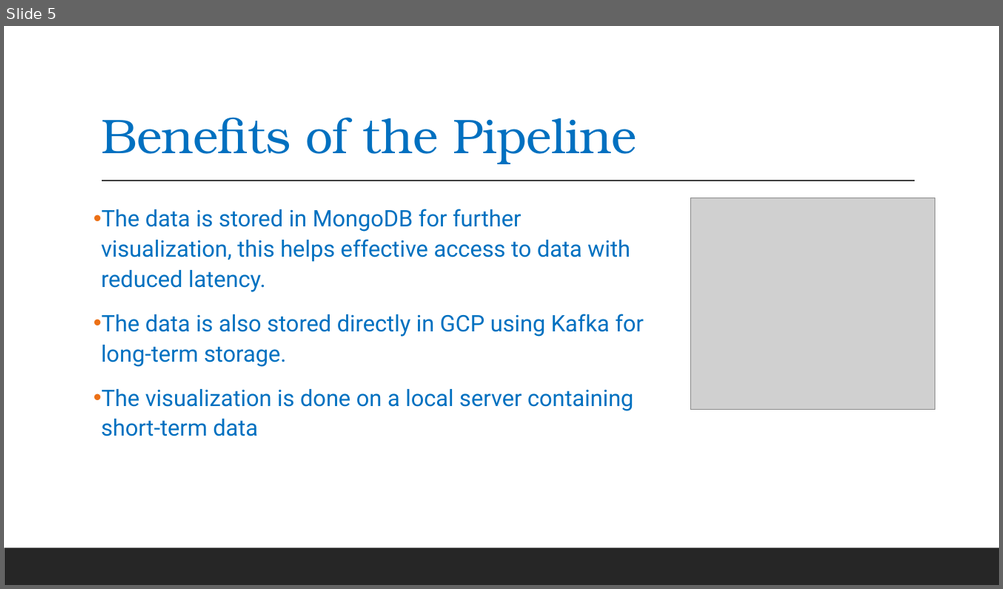
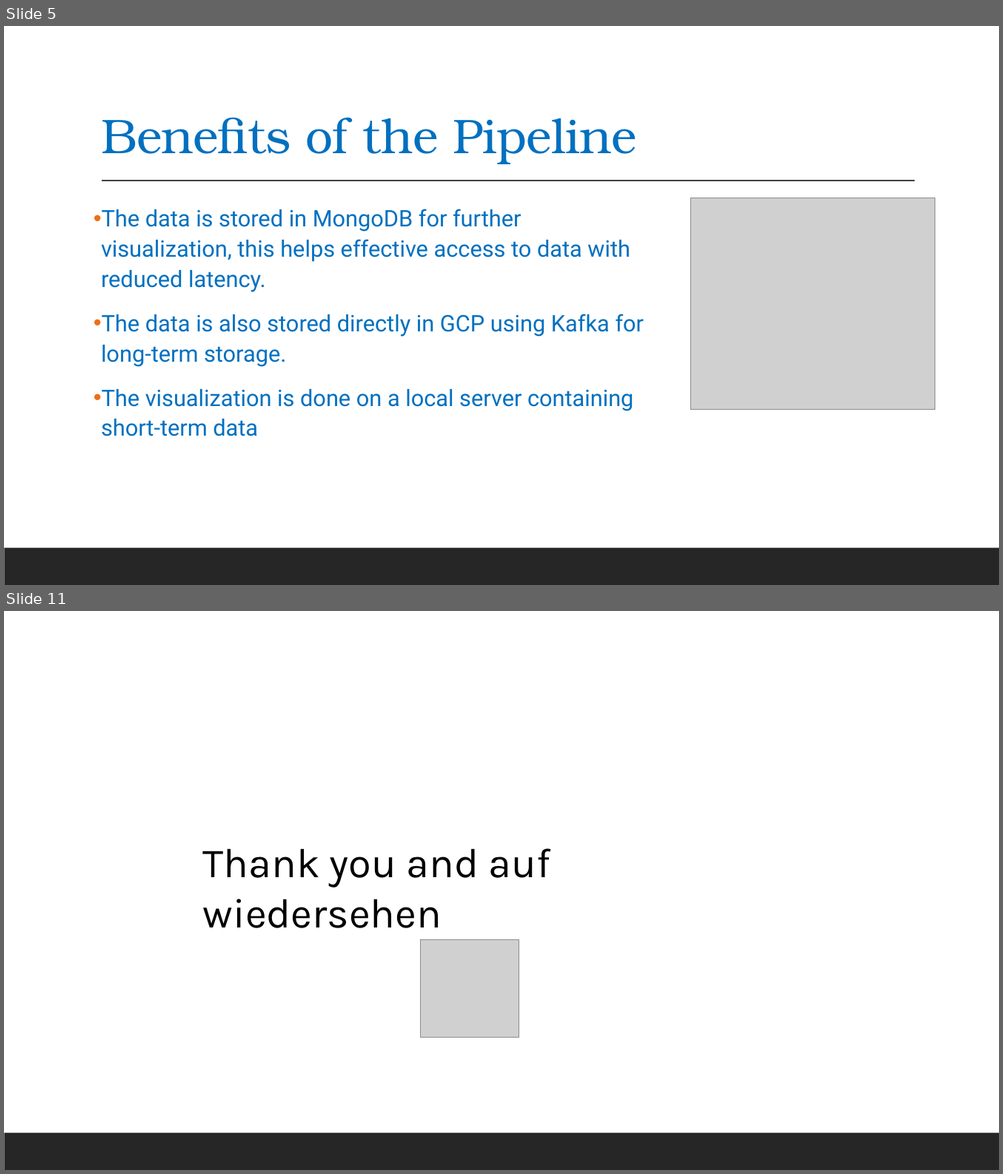
Before and after one commit to Rohaan28/Data_Engineering_Project, a slide deck: Data Engineering 2.pptx. Shown one above the other, each under a label of ours: slide 5 before the commit, slides 5 and 11 after it; the slides between them are not shown. The pictures are 1003x589 and 1003x1174 pixels, drawn with LibreOffice and Linux fonts; fonts in the diff are those of the drawing; grey boxes stand for pictures. Boxes give left, top, right and bottom in pixels: in the first picture for what was removed or moved away, otherwise in the second. Text is boxed around its words. In the diff, an @@ line names an element or a change of style, - is before the commit and + after.

```diff
--- a/Data Engineering 2.pptx
+++ b/Data Engineering 2.pptx
@@ slide 11 added at (x1=4, y1=611, x2=999, y2=1170), background #FFFFFF; not listed: 1 template element that a slide beside it also shows @@
@@ text added at (x1=203, y1=849, x2=551, y2=928), 40 pt, text #000000 @@
+Thank you and auf wiedersehen
@@ picture added at (x1=421, y1=940, x2=519, y2=1038) @@
```
Also in this commit, not shown: 3 slides changed, 3 other slides added, 2 slides removed.
